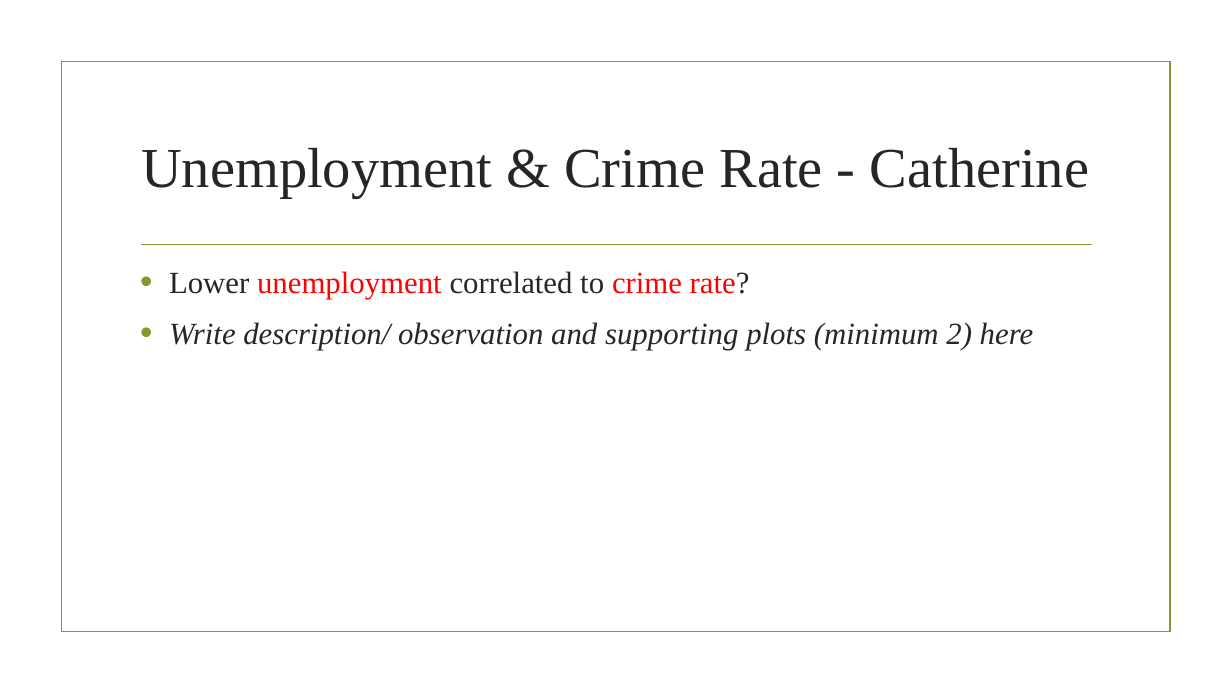
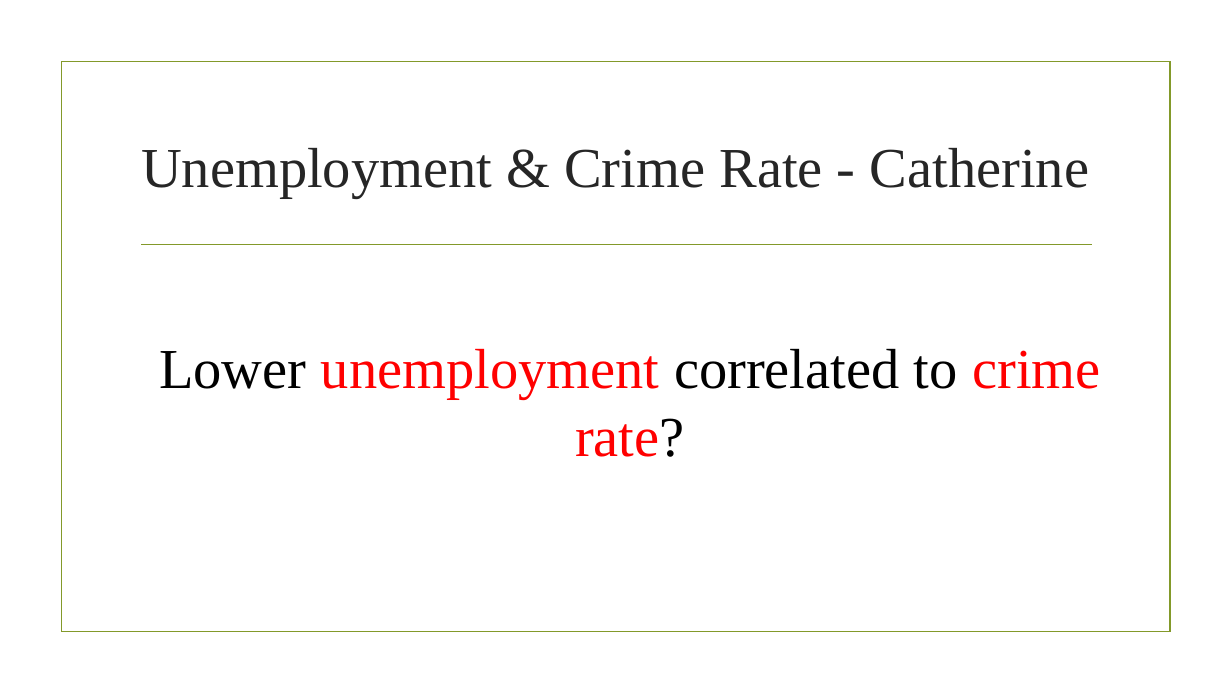
Before and after one commit to prakashbalasubramaniam/The_Incredible_Quad, a slide deck: slide 20 of Working_Presentation.pptx (slide 14 before the commit). Drawn at 1232x693 pixels with LibreOffice and Linux fonts; fonts in the diff are those of the drawing; background and template pictures are left out. Boxes give left, top, right and bottom in pixels: in the first picture for what was removed or moved away, otherwise in the second. Text is boxed around its words. In the diff, an @@ line names an element or a change of style, - is before the commit and + after.

```diff
--- a/Working_Presentation.pptx
+++ b/Working_Presentation.pptx
@@ text "Lower unemployment correlated to crime ...": place and size @@
-text "Lower unemployment correlated to crime ..." at bbox=[169, 271, 1034, 350]
+text "Lower unemployment correlated to crime ..." at bbox=[159, 348, 1100, 457]
@@ text "Lower unemployment correlated to crime ..." at bbox=[159, 348, 1100, 457]: size 24 to 44 pt; text colour #262626 to #000000 in "Lower correlated to rate?"; alignment left to centre; bullet • to none; less space between paragraphs @@
@@ text at bbox=[169, 322, 1034, 350]: paragraph removed @@
-• Write description/ observation and supporting plots (minimum 2) here
```
Also in this commit, not shown: 4 other slides changed, 10 slides added, 3 slides removed, 1 other file.
